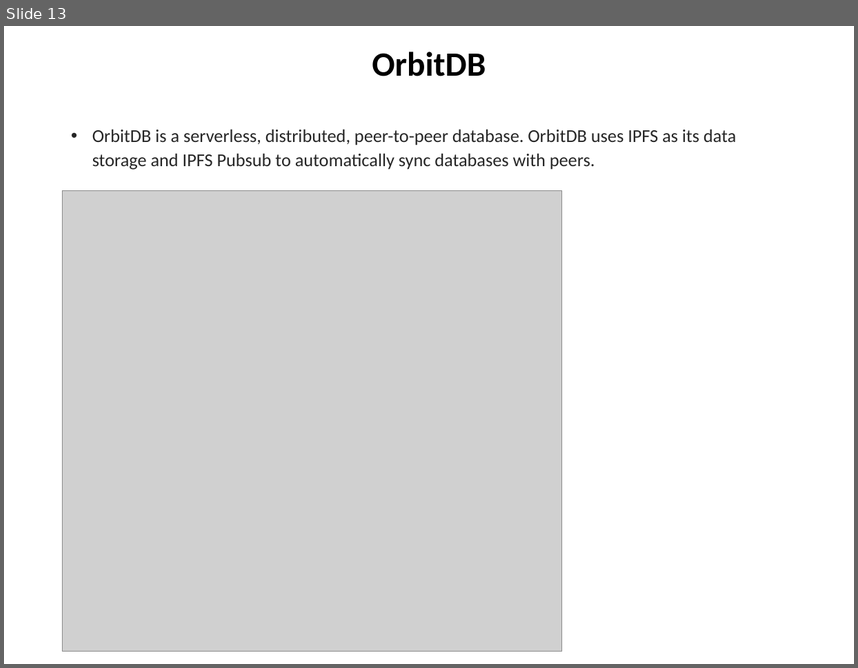
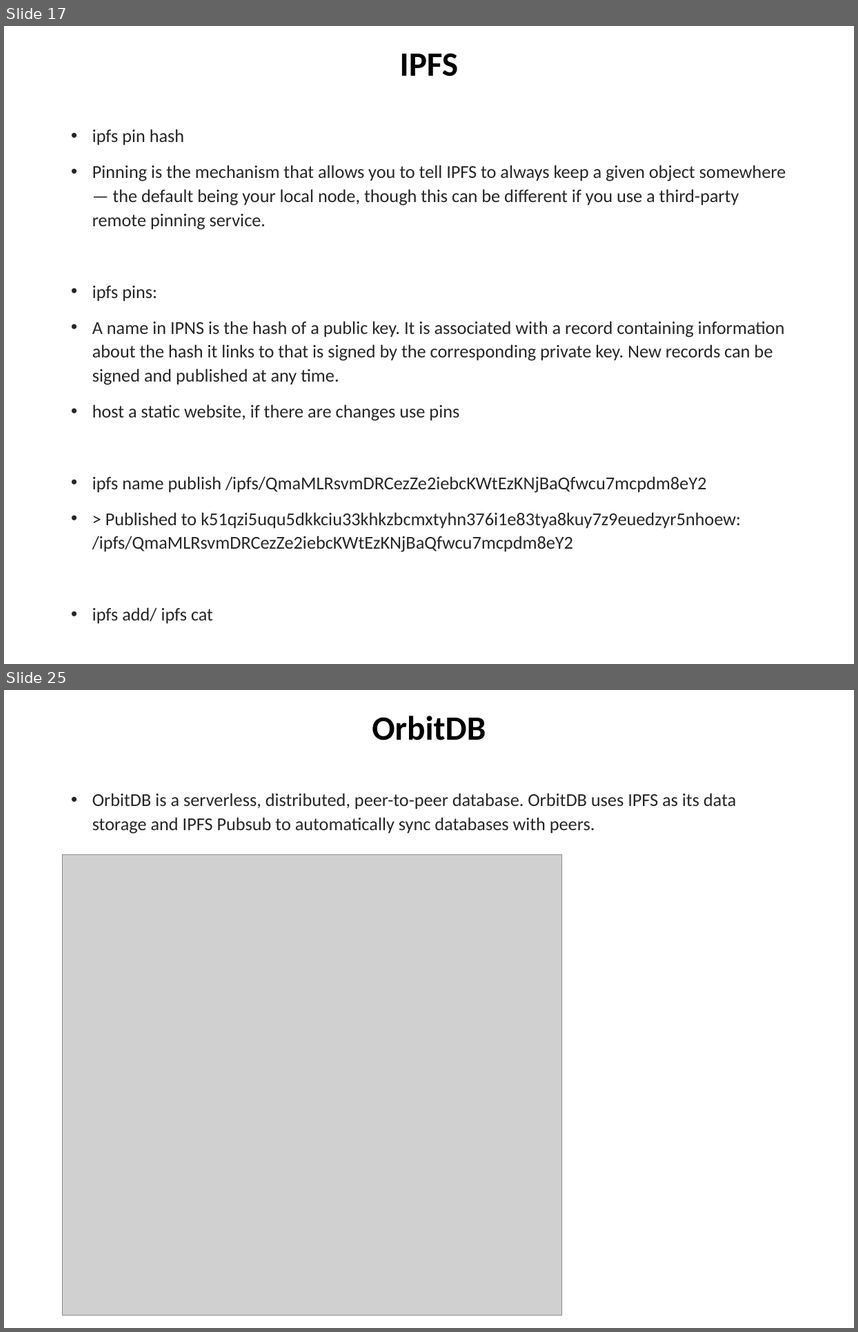
Before and after one commit to chuacw/SGUS-Slides, a slide deck: BCI - Batch2 - Day13 - IPFS.pptx. Shown one above the other, each under a label of ours: slide 13 before the commit, slides 17 and 25 after it; the slides between them are not shown. The pictures are 858x668 and 858x1332 pixels, drawn with LibreOffice and Linux fonts; fonts in the diff are those of the drawing; grey boxes stand for pictures. Boxes give left, top, right and bottom in pixels: in the first picture for what was removed or moved away, otherwise in the second. Text is boxed around its words. In the diff, an @@ line names an element or a change of style, - is before the commit and + after.

```diff
--- a/BCI - Batch2 - Day13 - IPFS.pptx
+++ b/BCI - Batch2 - Day13 - IPFS.pptx
@@ slide 17 added at [4,26,854,664], background #FFFFFF @@
@@ title added at [400,53,459,76], 28.8 pt, text #000000, bold @@
+IPFS
@@ text added at [92,129,786,624], 15.4 pt, text #262626 @@
+• ipfs pin hash
+• Pinning is the mechanism that allows you to tell IPFS to always keep a given object somewhere — the default being your local node, though this can be different if you use a third-party remote pinning service.
+• ipfs pins:
+• A name in IPNS is the hash of a public key. It is associated with a record containing information about the hash it links to that is signed by the corresponding private key. New records can be signed and published at any time.
+• host a static website, if there are changes use pins
+• ipfs name publish /ipfs/QmaMLRsvmDRCezZe2iebcKWtEzKNjBaQfwcu7mcpdm8eY2
+• > Published to k51qzi5uqu5dkkciu33khkzbcmxtyhn376i1e83tya8kuy7z9euedzyr5nhoew: /ipfs/QmaMLRsvmDRCezZe2iebcKWtEzKNjBaQfwcu7mcpdm8eY2
+• ipfs add/ ipfs cat
@@ what was slide 13 is now slide 25 @@
```
Also in this commit, not shown: 13 slides changed, 12 other slides added, 3 other files.
